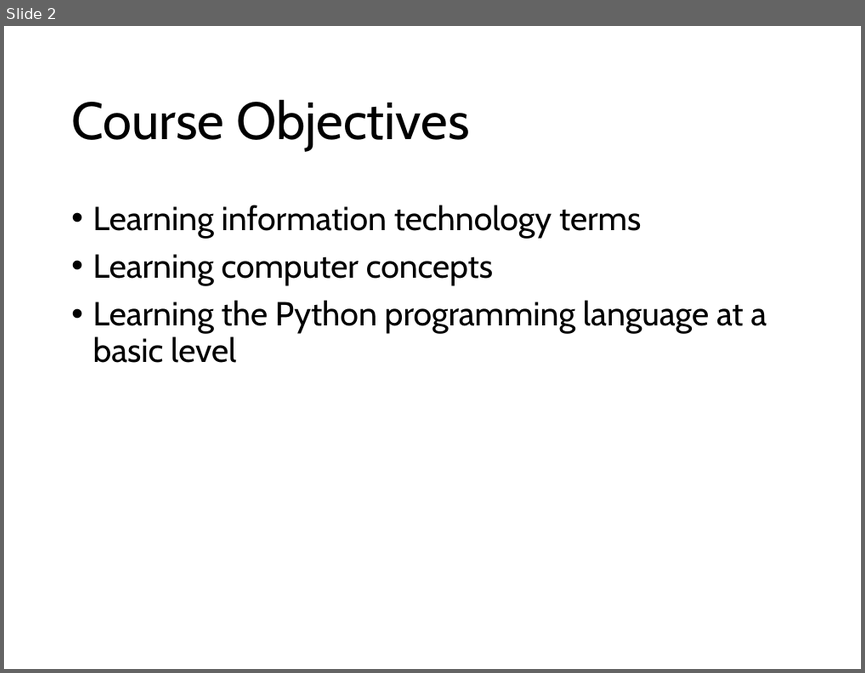
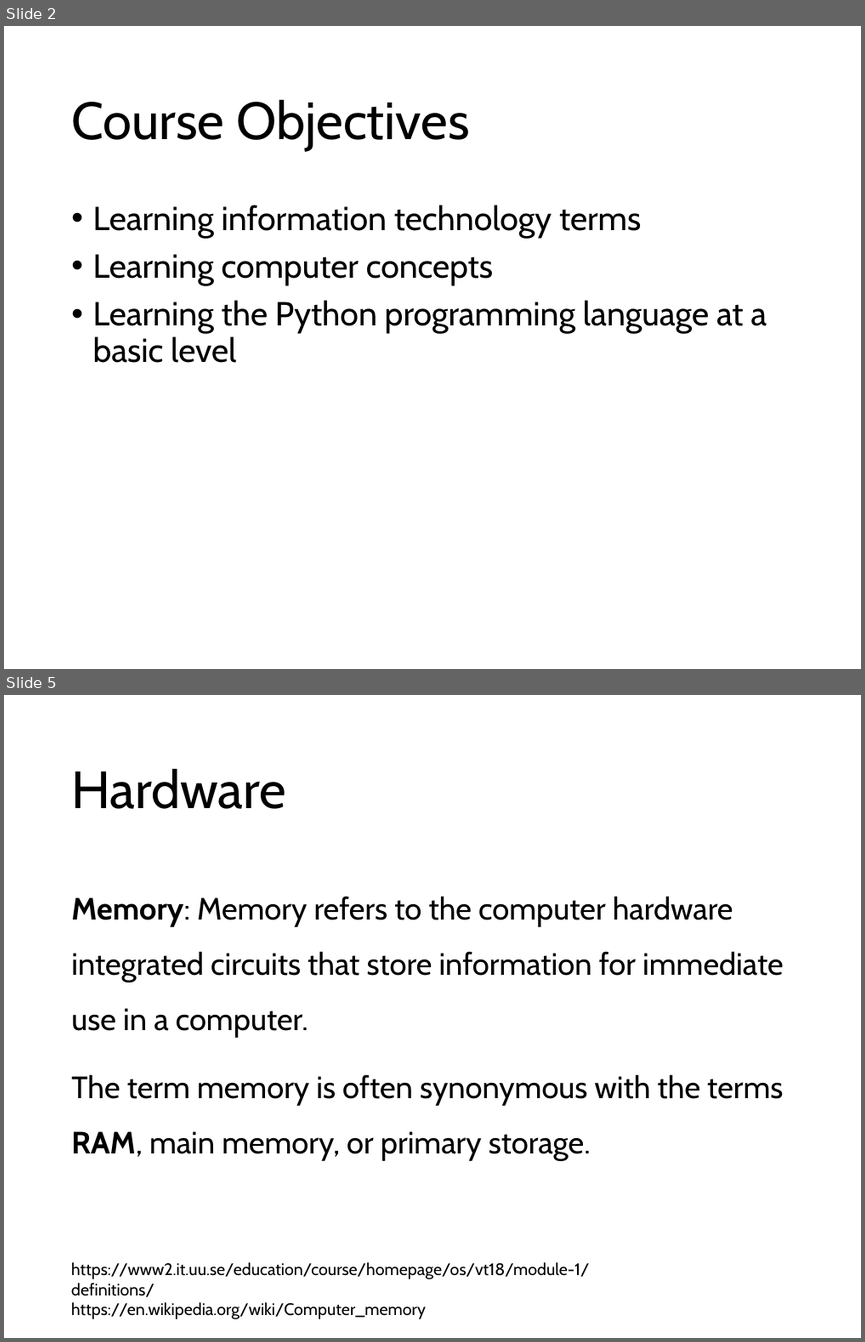
Before and after one commit to ihpar/bit_chem, a slide deck: lecture_notes/BIT_0.pptx. Shown one above the other, each under a label of ours: slide 2 before the commit, slides 2 and 5 after it; the slides between them are not shown. The pictures are 865x673 and 865x1342 pixels, drawn with LibreOffice and Linux fonts; fonts in the diff are those of the drawing. Boxes give left, top, right and bottom in pixels: in the first picture for what was removed or moved away, otherwise in the second. Text is boxed around its words. In the diff, an @@ line names an element or a change of style, - is before the commit and + after.

```diff
--- a/lecture_notes/BIT_0.pptx
+++ b/lecture_notes/BIT_0.pptx
@@ slide 5 added at bbox=[4, 695, 861, 1338], background #FFFFFF @@
@@ title added at bbox=[71, 768, 286, 809], 44 pt, text #000000 @@
+Hardware
@@ text added at bbox=[71, 896, 783, 1160], 25.9 pt, text #000000 @@
+Memory: Memory refers to the computer hardware integrated circuits that store information for immediate use in a computer.
+The term memory is often synonymous with the terms RAM, main memory, or primary storage.
@@ text added at bbox=[71, 1262, 589, 1319], 14 pt, text #000000 @@
+https://www2.it.uu.se/education/course/homepage/os/vt18/module-1/definitions/
+https://en.wikipedia.org/wiki/Computer_memory
```
Also in this commit, not shown: 1 slide changed, 6 other slides added.
